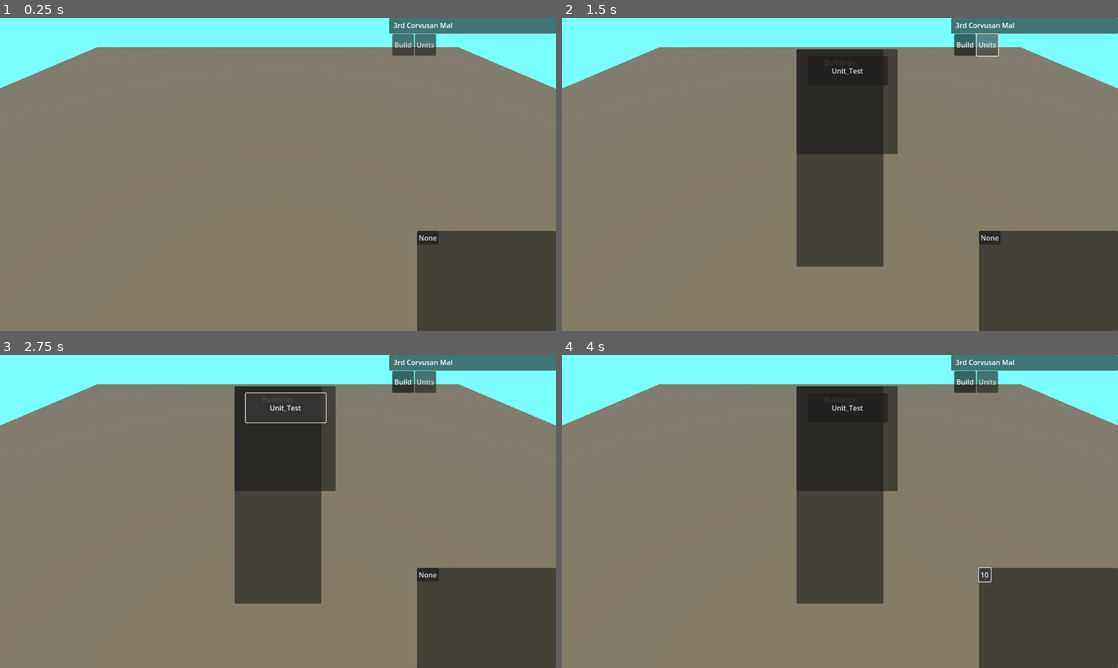
Above: before the commit, frames 1-4 (two rows, left to right).
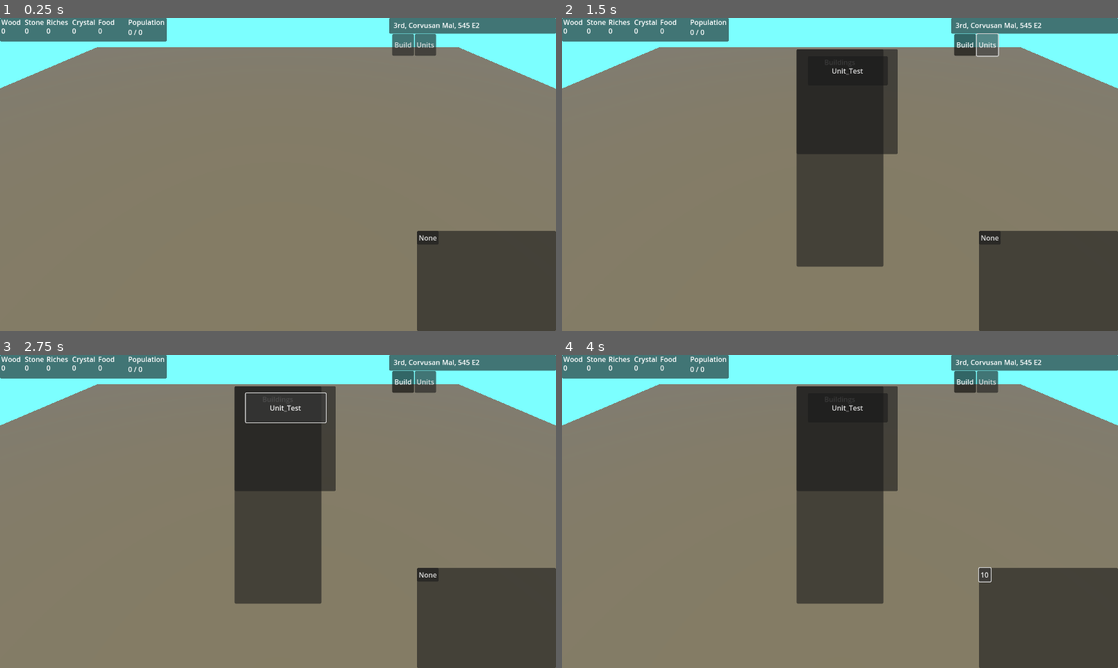
Above: after the commit, the same moments.

Repository: ChrisA98/IslesOfWar
Game: Godot game, scene res://GameScene.tscn
Same seed, same stepped clock (60 frames per second), same inputs: the game is played once before the commit and once after it.
Inputs:
- Up to frame 1 (0.25 s): no input
- Up to frame 2 (1.5 s): click "Build" at 0.5 s; click "Units" at 1.25 s
- Up to frame 3 (2.75 s): click "Unit_Test" at 2 s
- Up to frame 4 (4 s): click "None" at 2.75 s; click "5" at 3.5 s

The runs differ from the first frame. In frame 1, 2.4% of the frame differs, in the area x 0-87%, y 0-8%; in frame 2, 2.4%; in frame 3, 2.4%; in frame 4, 2.4%.
Error before the commit: Invalid call. Nonexistent function 'use' in base 'Nil'. (res://GameScene.gd:172)
Error after the commit: Invalid call. Nonexistent function 'use' in base 'Nil'. (res://GameScene.gd:250)

Commit message:
improved building logic
honestly just a bunch of things

Diff:
--- a/Project/Buildings/Barracks.gd
+++ b/Project/Buildings/Barracks.gd
@@ -1,20 +1,20 @@
 extends Building
 
-@onready var world = get_parent().get_parent()
 var units = [preload("res://Units/Infantry.tscn")]
 
 func _ready():
 	super()
 	type = "Barracks"
+	cost["wood"] = 10
+	cost["stone"] = 10
+	pop_mod = 10
 
 func set_pos(pos):
 	position = pos + Vector3(0,(scale.y/2)*.95,0)
 	if snapping > 1:
 		position.x = ceil(position.x/snapping)*snapping
 		position.z = ceil(position.z/snapping)*snapping
-	if check_collision(collision_buffer):
-		pass
-	if near_base(world.forts):
+	if check_collision(collision_buffer) == false and near_base(world.forts):
 		make_valid()
 		return
 	make_invalid()
@@ -29,8 +29,10 @@
 	return false
 
 
+#spawn unit
 func use(unit):
 	var new_unit = units[0].instantiate()
-	world.spawn_unit(new_unit)
-	new_unit.position = spawn.global_position
-	new_unit.set_mov_target(rally.global_position)
+	if world.spawn_unit(new_unit):
+		new_unit.position = spawn.global_position
+		new_unit.set_mov_target(rally.global_position)
+		return
--- a/Project/Buildings/Fort.gd
+++ b/Project/Buildings/Fort.gd
@@ -7,6 +7,7 @@
 	super()
 	hide_radius()
 	type = "Main"
+	pop_mod = 5
 
 
 func preview_radius():
--- a/Project/Faction_Resources/Amerulf_Resource.json
+++ b/Project/Faction_Resources/Amerulf_Resource.json
@@ -1,9 +1,9 @@
 {
 	"name": "The Kingdom of Amerulf",
-	"buildings":[
-		"Fort",
-		"Barracks"
-	],
+	"buildings":{
+		"Fort": [ "data"],
+		"Barracks": [ "data"]
+	},
 	"barracks_units":[
 		"Infantry"
 	]
--- a/Project/GameScene.gd
+++ b/Project/GameScene.gd
@@ -21,6 +21,15 @@
 var selected_units = []
 
 
+#Player Resoureces
+@onready var resources = {"wood": 0,
+"stone": 0,
+"riches": 0,
+"crystals": 0,
+"food": 0,
+"pop": 0}
+var max_pop = 0
+
 ###BUILT IN FUNCTIONS###
 #Called when the node enters the scene tree for the first time.
 func _ready():
@@ -28,6 +37,12 @@
 	menu_buildings = $UI_Node/Build_Menu/Building_Buttons.get_popup()
 	menu_buildings.id_pressed.connect(prep_building)
 
+
+	#Set resourcest to 0 at start
+	for r in resources:
+		set_resource(r,0)
+
+
 	#load player faction with relevant JSON
 	player_faction.stringify(load("res://Faction_Resources/Amerulf_Resource.json"))
 
@@ -54,25 +69,67 @@
 	if preview_building.is_valid == false:
 		return
 
+	#spend resources
+	for res in preview_building.cost:
+		adj_resource(res,preview_building.cost[res]*-1)
+
+	#hide fort radius
 	for i in forts:
 			i.hide_radius()
 
+	#connect signals
 	preview_building.activated.connect(building_activated)
+
+	#place forts in fort list
 	if preview_building.type == "Main":
 		forts.push_back(preview_building)
+	#place building in world
 	world_buildings.push_back(preview_building)
-
 	preview_building = null
 	world_buildings[-1].place()
 	world.update_navigation_mesh()
+
+	#adjust max pop
+	adj_pop_limit(world_buildings[-1].pop_mod)
+	#reset click mode
 	click_mode = "select"
 
 
-func spawn_unit(unit):
+func set_pop_limit(amt: int):
+	max_pop = amt
+	UI_controller.res_displays["pop"].clear()
+	UI_controller.res_displays["pop"].add_text(var_to_str(resources["pop"]))
+	UI_controller.res_displays["pop"].add_text(" / " + var_to_str(max_pop))
+
+
+func adj_pop_limit(amt: int):
+	max_pop += amt
+	UI_controller.res_displays["pop"].clear()
+	UI_controller.res_displays["pop"].add_text(var_to_str(resources["pop"]))
+	UI_controller.res_displays["pop"].add_text(" / " + var_to_str(max_pop))
+
+
+func update_pop():
+	var _units = 0
+	for i in units:
+		_units += i.unit_cost
+	set_resource("pop",_units)
+
+
+func spawn_unit(unit) -> bool:
+	if unit.unit_cost+ resources["pop"] >= max_pop:
+		return false
+	for res in unit.res_cost:
+		if resources[res] - unit.res_cost[res] < 0:
+			return false
+	for res in unit.res_cost:
+		adj_resource(res,unit.res_cost[res]*-1)
 	add_child(unit)
 	units.push_back(unit)
 	unit.unit_list = units
 	unit.selected.connect(unit_selected)
+	update_pop()
+	return true
 
 
 #setup navigation
@@ -93,6 +150,22 @@
 		start_position,
 		target_position,
 		optimize_path)
+
+
+func set_resource(resource: String, value: int):
+	resources[resource] = value
+	UI_controller.res_displays[resource].clear()
+	UI_controller.res_displays[resource].add_text(var_to_str(value))
+	if resource == "pop":
+		UI_controller.res_displays[resource].add_text(" / " + var_to_str(max_pop))
+
+
+func adj_resource(resource: String, value: int):
+	resources[resource] += value
+	UI_controller.res_displays[resource].clear()
+	UI_controller.res_displays[resource].add_text(var_to_str(resources[resource]))
+	if resource == "pop":
+		UI_controller.res_displays[resource].add_text(" / " + var_to_str(max_pop))
 
 
 ###SIGNALS FUNCTIONS###
@@ -135,7 +208,12 @@
 	activated_building = building
 	var type = building.type
 	match type:
+		"Main":
+			adj_resource("wood",10)
+			adj_resource("stone",10)
 		"Barracks":
+			adj_resource("riches",10)
+			adj_resource("crystals",10)
 			UI_controller.show_menu(1)
 		_:
 			pass
@@ -170,3 +248,14 @@
 
 func _on_unit_test_button_pressed():
 	activated_building.use("base")
+
+
+func _on_ui_node_menu_opened():
+	if(preview_building != null):
+		preview_building.queue_free()
+		preview_building = null
+	click_mode = "select"
+
+
+func _on_day_cycle_timer_timeout():
+	adj_resource("food",units.size())
--- a/Project/GameScene.tscn
+++ b/Project/GameScene.tscn
@@ -129,7 +129,6 @@
 anchor_bottom = 1.0
 offset_left = 10.0
 offset_top = 5.0
-text = "3rd Corvusan Mal"
 
 [node name="Build_Button" type="Button" parent="UI_Node/Time_Bar"]
 layout_mode = 1
@@ -160,6 +159,145 @@
 keep_pressed_outside = true
 text = "Units"
 
+[node name="Day_Cycle_Timer" type="Timer" parent="UI_Node/Time_Bar"]
+wait_time = 15.0
+autostart = true
+
+[node name="Time_Bar2" type="Panel" parent="UI_Node"]
+layout_mode = 1
+anchors_preset = -1
+anchor_right = 0.3
+anchor_bottom = 0.075
+grow_horizontal = 0
+
+[node name="Wood" type="RichTextLabel" parent="UI_Node/Time_Bar2"]
+layout_mode = 1
+anchors_preset = -1
+anchor_right = 1.0
+anchor_bottom = 1.0
+offset_left = 3.0
+offset_top = -2.0
+offset_right = -335.0
+offset_bottom = -7.0
+text = "Wood
+"
+
+[node name="Amount" type="RichTextLabel" parent="UI_Node/Time_Bar2/Wood"]
+layout_mode = 1
+anchors_preset = -1
+anchor_top = 0.4
+anchor_right = 1.0
+anchor_bottom = 0.46
+offset_bottom = 39.6
+text = "
+"
+fit_content = true
+
+[node name="Stone" type="RichTextLabel" parent="UI_Node/Time_Bar2"]
+layout_mode = 1
+anchors_preset = -1
+anchor_right = 1.0
+anchor_bottom = 1.0
+offset_left = 57.0
+offset_top = -2.0
+offset_right = -281.0
+offset_bottom = -7.0
+text = "Stone
+
+"
+
+[node name="Amount" type="RichTextLabel" parent="UI_Node/Time_Bar2/Stone"]
+layout_mode = 1
+anchors_preset = -1
+anchor_top = 0.4
+anchor_right = 1.0
+anchor_bottom = 0.46
+offset_bottom = 39.6
+fit_content = true
+
+[node name="Riches" type="RichTextLabel" parent="UI_Node/Time_Bar2"]
+layout_mode = 1
+anchors_preset = -1
+anchor_right = 1.0
+anchor_bottom = 1.0
+offset_left = 107.0
+offset_top = -2.0
+offset_right = -223.0
+offset_bottom = -7.0
+text = "Riches"
+autowrap_mode = 2
+
+[node name="Amount" type="RichTextLabel" parent="UI_Node/Time_Bar2/Riches"]
+layout_mode = 1
+anchors_preset = -1
+anchor_top = 0.4
+anchor_right = 1.0
+anchor_bottom = 0.46
+offset_bottom = 39.6
+fit_content = true
+
+[node name="Crystal" type="RichTextLabel" parent="UI_Node/Time_Bar2"]
+layout_mode = 1
+anchors_preset = -1
+anchor_right = 1.0
+anchor_bottom = 1.0
+offset_left = 166.0
+offset_top = -2.0
+offset_right = -164.0
+offset_bottom = -7.0
+text = "Crystal"
+autowrap_mode = 2
+
+[node name="Amount" type="RichTextLabel" parent="UI_Node/Time_Bar2/Crystal"]
+layout_mode = 1
+anchors_preset = -1
+anchor_top = 0.4
+anchor_right = 1.0
+anchor_bottom = 0.46
+offset_bottom = 39.6
+fit_content = true
+
+[node name="Food" type="RichTextLabel" parent="UI_Node/Time_Bar2"]
+layout_mode = 1
+anchors_preset = -1
+anchor_right = 1.0
+anchor_bottom = 1.0
+offset_left = 226.0
+offset_top = -2.0
+offset_right = -104.0
+offset_bottom = -7.0
+text = "Food"
+autowrap_mode = 2
+
+[node name="Amount" type="RichTextLabel" parent="UI_Node/Time_Bar2/Food"]
+layout_mode = 1
+anchors_preset = -1
+anchor_top = 0.4
+anchor_right = 1.0
+anchor_bottom = 0.46
+offset_bottom = 39.6
+fit_content = true
+
+[node name="Pop" type="RichTextLabel" parent="UI_Node/Time_Bar2"]
+layout_mode = 1
+anchors_preset = -1
+anchor_right = 1.0
+anchor_bottom = 1.0
+offset_left = 295.0
+offset_top = -2.0
+offset_bottom = 0.999996
+text = "Population"
+autowrap_mode = 2
+
+[node name="Amount" type="RichTextLabel" parent="UI_Node/Time_Bar2/Pop"]
+layout_mode = 1
+anchors_preset = -1
+anchor_top = 0.4
+anchor_right = 1.0
+anchor_bottom = 0.46
+offset_bottom = 39.6
+fit_content = true
+
 [node name="Minimap" type="Panel" parent="UI_Node"]
 layout_mode = 1
 anchors_preset = -1
@@ -231,6 +369,7 @@
 [node name="Player_view" type="Camera3D" parent="Player_camera"]
 transform = Transform3D(1, 0, 0, 0, 0.707107, 0.707107, 0, -0.707107, 0.707107, 0.078701, 15, 15.0158)
 
+[connection signal="menu_opened" from="UI_Node" to="." method="_on_ui_node_menu_opened"]
 [connection signal="mouse_entered" from="UI_Node/Viewport_Sectons" to="Player_camera" method="_on_viewport_mouse_entered"]
 [connection signal="mouse_exited" from="UI_Node/Viewport_Sectons" to="Player_camera" method="_on_viewport_mouse_exited"]
 [connection signal="mouse_entered" from="UI_Node/Viewport_Sectons/LeftBar" to="Player_camera" method="_on_left_bar_mouse_entered"]
@@ -243,6 +382,8 @@
 [connection signal="mouse_exited" from="UI_Node/Viewport_Sectons/BottomBar" to="Player_camera" method="_on_bottom_bar_mouse_exited"]
 [connection signal="pressed" from="UI_Node/Time_Bar/Build_Button" to="UI_Node" method="_on_build_button_pressed"]
 [connection signal="pressed" from="UI_Node/Time_Bar/Units_Button" to="UI_Node" method="_on_units_button_pressed"]
+[connection signal="timeout" from="UI_Node/Time_Bar/Day_Cycle_Timer" to="." method="_on_day_cycle_timer_timeout"]
+[connection signal="timeout" from="UI_Node/Time_Bar/Day_Cycle_Timer" to="UI_Node" method="_on_timer_timeout"]
 [connection signal="pressed" from="UI_Node/Minimap/Snap" to="UI_Node" method="_on_snap_pressed"]
 [connection signal="pressed" from="UI_Node/Barracks_Menu/Unit_Test_Button" to="." method="_on_unit_test_button_pressed"]
 [connection signal="input_event" from="World/Floor/Test_floor" to="." method="_on_static_body_3d_input_event"]
--- a/Project/Parent_Scenes/Scripts/Building_Base.gd
+++ b/Project/Parent_Scenes/Scripts/Building_Base.gd
@@ -7,19 +7,27 @@
 
 
 #REF vars
+@onready var world = get_parent().get_parent()
 @onready var mesh = $MeshInstance3D
 @onready var collision_box = $StaticBody3D/CollisionShape3D
 @onready var static_body = $StaticBody3D
 @onready var rally = $RallyPoint
 @onready var spawn = $SpawnPoint
+@onready var invalid_mat = preload("res://Materials/preview_building_invalid.tres")
+@onready var valid_mat = preload("res://Materials/preview_building_valid.tres")
 var type
-var invalid_mat
-var valid_mat
 
 
 #can be placed
 var is_valid
-
+#Cost to build
+var cost = {"wood": 0,
+"stone": 0,
+"riches": 0,
+"crystals": 0,
+"food": 0,
+"pop": 0}
+var pop_mod = 0
 
 #is snapping to grid
 var snapping = 0
@@ -29,8 +37,7 @@
 
 
 func _ready():
-	invalid_mat = preload("res://Materials/preview_building_invalid.tres")
-	valid_mat = preload("res://Materials/preview_building_valid.tres")
+	pass
 
 
 func init(pos, snap):
@@ -62,6 +69,10 @@
 
 
 func make_valid():
+	for res in cost:
+		if world.resources[res] < cost[res]:
+			make_invalid()
+			return
 	is_valid = true
 	mesh.set_surface_override_material(0, valid_mat)
 
@@ -86,6 +97,10 @@
 		return false
 
 
+func adj_cost(resource: String, amt: int):
+	cost[resource] += amt
+
+
 #set snap for building placement
 func set_snap(snp):
 	snapping = snp
--- a/Project/Parent_Scenes/Scripts/Unit.gd
+++ b/Project/Parent_Scenes/Scripts/Unit.gd
@@ -14,7 +14,13 @@
 var intial_path_dist = 0
 var unit_list
 
-
+var unit_cost = 0
+var res_cost = {"wood": 0,
+"stone": 0,
+"riches": 10,
+"crystals": 10,
+"food": 0,
+"pop": 0}
 #signals
 signal selected
 
--- a/Project/UI_Builder.gd
+++ b/Project/UI_Builder.gd
@@ -1,7 +1,17 @@
 extends Control
+
+#signals
+signal menu_opened
+
 
 #UI Elements
 @onready var menus = [$Build_Menu,$Barracks_Menu]
+@onready var res_displays = {"wood": $Time_Bar2/Wood/Amount,
+"stone": $Time_Bar2/Stone/Amount,
+"riches": $Time_Bar2/Riches/Amount,
+"crystals": $Time_Bar2/Crystal/Amount,
+"food": $Time_Bar2/Food/Amount,
+"pop": $Time_Bar2/Pop/Amount}
 var buttons
 
 #Ref Vars
@@ -10,6 +20,7 @@
 
 # Called when the node enters the scene tree for the first time.
 func _ready():
+	$Time_Bar/Date.add_text("3rd, Corvusan Mal, 545 E2")
 
 	#place menus
 	for i in menus:
@@ -30,6 +41,7 @@
 
 func show_menu(menu_id):
 	menus[menu_id].visible = true
+	menu_opened.emit()
 
 func close_menus():
 	for m in menus:
@@ -59,3 +71,9 @@
 
 func _on_units_button_pressed():
 	show_menu(1)
+
+
+func _on_timer_timeout():
+	$Time_Bar/Day_Cycle_Timer.start(10)
+	$Time_Bar/Date.clear()
+	$Time_Bar/Date.add_text("4th, Corvusan Mal, 545 E2")
--- a/Project/Units/Infantry.gd
+++ b/Project/Units/Infantry.gd
@@ -1 +1,7 @@
 extends Unit_Base
+
+func _ready():
+	super()
+	unit_cost = 1
+	res_cost["crystal"] = 5
+	res_cost["riches"] = 10
--- /dev/null
+++ b/Project/global_vars.gd
@@ -0,0 +1,13 @@
+extends Node
+
+#Global Vars
+
+
+# Called when the node enters the scene tree for the first time.
+func _ready():
+	pass # Replace with function body.
+
+
+# Called every frame. 'delta' is the elapsed time since the previous frame.
+func _process(delta):
+	pass
--- a/Project/project.godot
+++ b/Project/project.godot
@@ -14,6 +14,10 @@
 run/main_scene="res://GameScene.tscn"
 config/features=PackedStringArray("4.0", "Forward Plus")
 config/icon="res://icon.svg"
+
+[autoload]
+
+GlobalVars="*res://global_vars.gd"
 
 [display]
 
